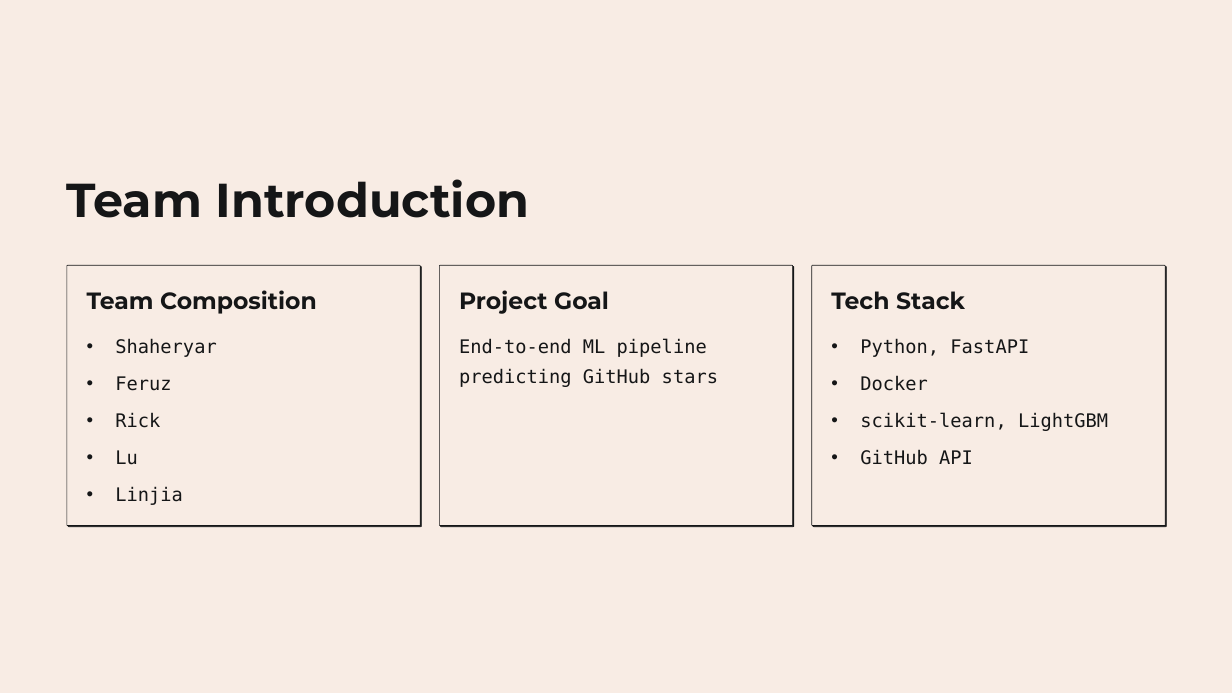
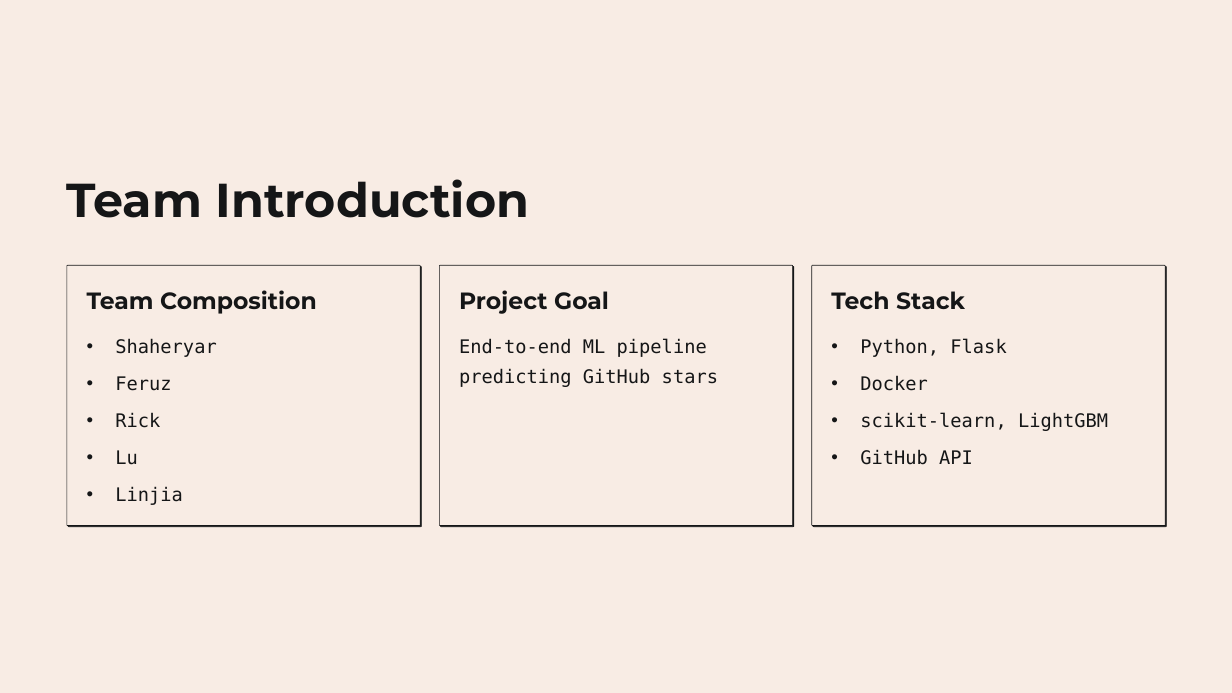
Before and after one commit to AppleShay/DEII-Stargazers, a slide deck: slide 2 of StarGazers.pptx. Drawn at 1232x693 pixels with LibreOffice and Linux fonts; fonts in the diff are those of the drawing; background and template pictures are left out. Boxes give left, top, right and bottom in pixels: in the first picture for what was removed or moved away, otherwise in the second. Text is boxed around its words. In the diff, an @@ line names an element or a change of style, - is before the commit and + after.

```diff
--- a/StarGazers.pptx
+++ b/StarGazers.pptx
@@ text at [860, 338, 1006, 357]: text changed @@
-• Python, FastAPI
+• Python, Flask
```
Also in this commit, not shown: 3 other slides changed, 1 slide added.
